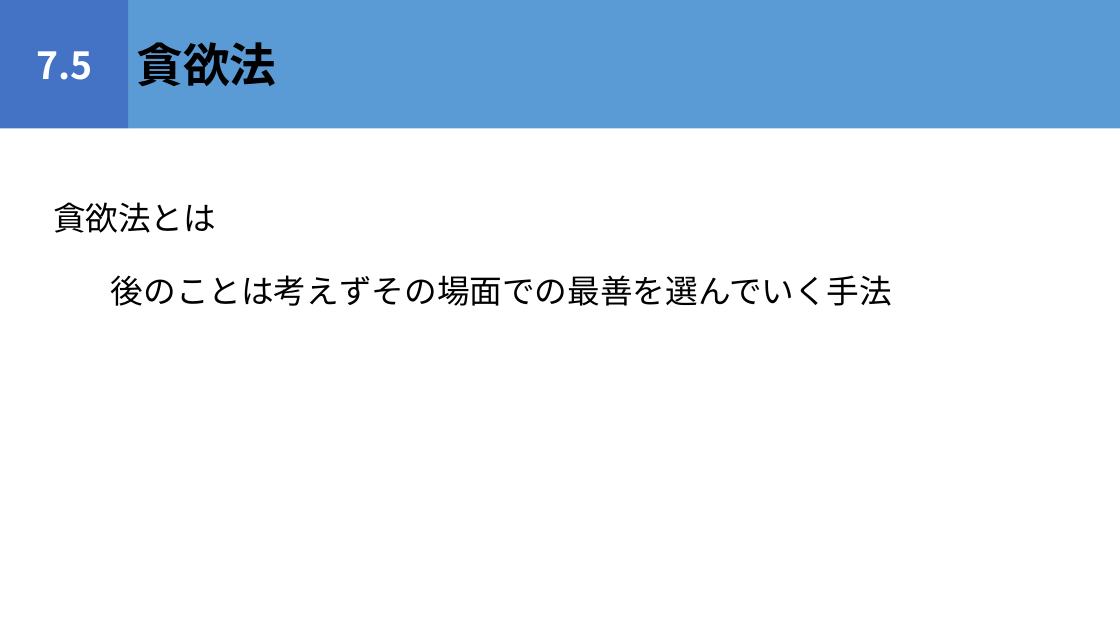
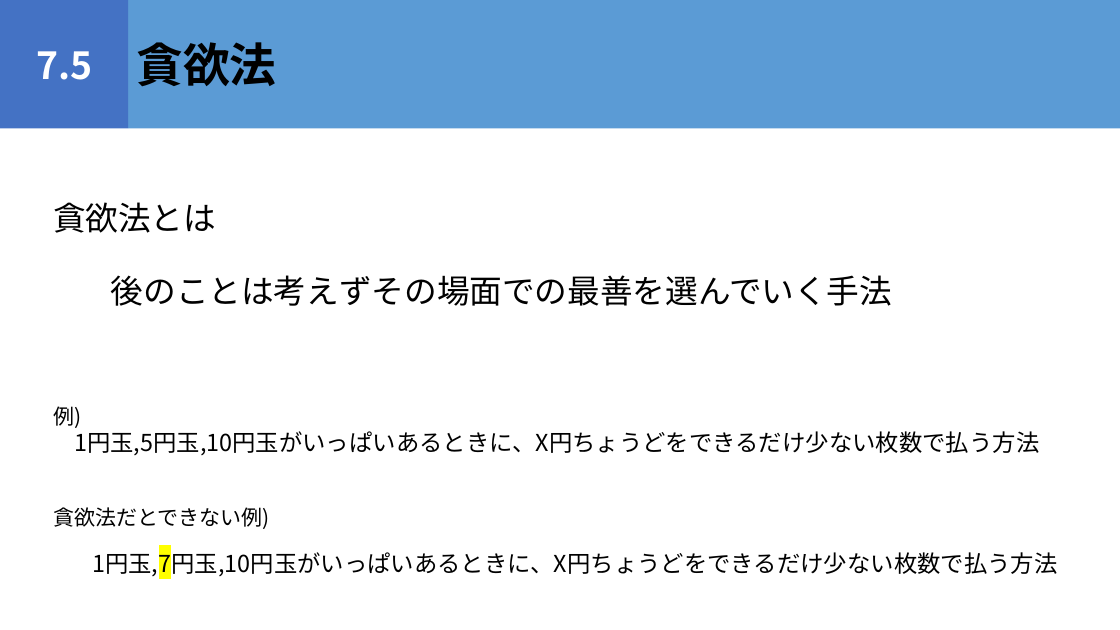
Before and after one commit to igeeeeee/triC_AtCoder_Beginners_Selection, a slide deck: slide 42 of ABS_勉強会.pptx (slide 35 before the commit). Drawn at 1120x630 pixels with LibreOffice and Linux fonts; fonts in the diff are those of the drawing. Boxes give left, top, right and bottom in pixels: in the first picture for what was removed or moved away, otherwise in the second. Text is boxed around its words. In the diff, an @@ line names an element or a change of style, - is before the commit and + after.

```diff
--- a/ABS_勉強会.pptx
+++ b/ABS_勉強会.pptx
@@ text added at [53, 406, 1039, 455], 20 pt, text #000000 @@
+例)
+1円玉,5円玉,10円玉がいっぱいあるときに、X円ちょうどをできるだけ少ない枚数で払う方法
@@ text added at [53, 507, 269, 529], 18 pt, text #000000 @@
+貪欲法だとできない例)
@@ text added at [92, 548, 1057, 578], 20 pt, text #000000 @@
+1円玉,7円玉,10円玉がいっぱいあるときに、X円ちょうどをできるだけ少ない枚数で払う方法
```
Also in this commit, not shown: 6 other slides changed, 12 slides added, 1 slide removed, 1 other file.
